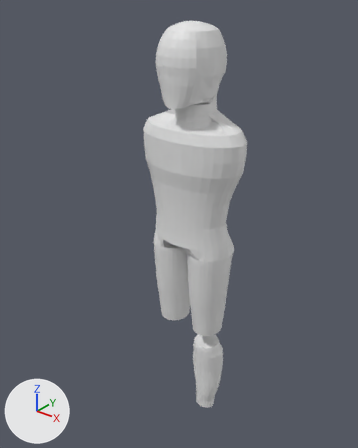
Renders of the Blender file shooter/assets/Models/Character/character.blend from each side of a commit.
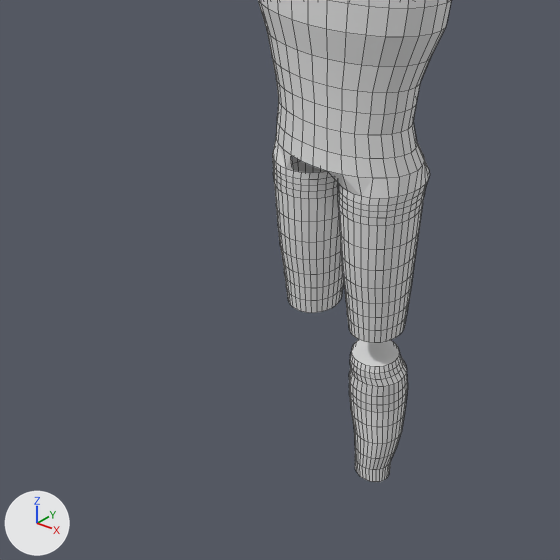
There are two pictures of each version: one whole from a 50 mm lens placed at (7.13, -9.41, 5.23), pointed at (0.22, -0.77, -0.13), one close up on the part from 4% to 84% of the width and 36% to 100% of the height. The axes (+X, +Y, +Z) are drawn at lower left. The lights are the same throughout. The close-ups show mesh edges as thin lines.
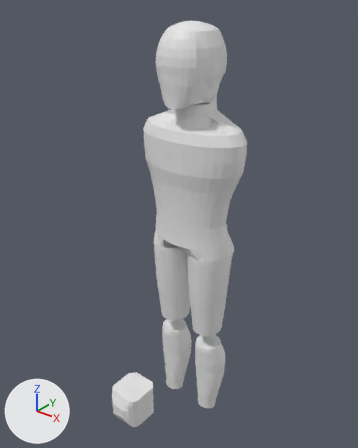
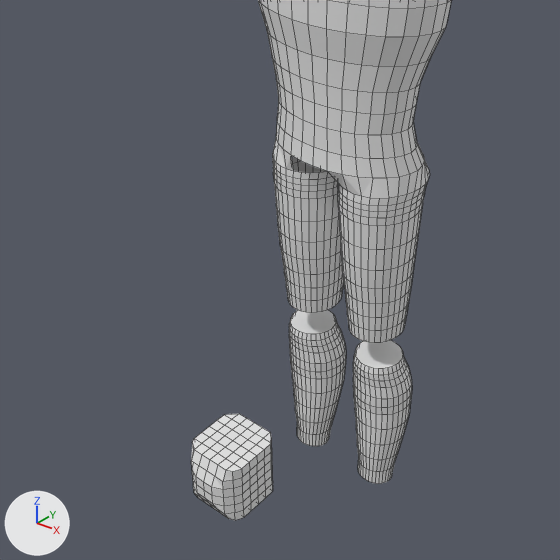
Pixel boxes (x1, y1, x2, y2) of what changed, in the close-ups (560 x 560 px; the box of a moved part takes in the faces that stretch with it):
'Sphere', reshaped: before (258, 0, 451, 482); after (191, 0, 451, 520)
part 1 of me_sphere, added: after (289, 310, 346, 446)
part 2 of me_sphere, added: after (191, 414, 273, 520)
part 3 of me_sphere, moved or reshaped: before (349, 340, 408, 482); after (353, 340, 412, 484)

Patch to the scene script:
```diff
--- a/shooter/assets/Models/Character/character.blend.py
+++ b/shooter/assets/Models/Character/character.blend.py
@@ me_sphere @@
 # used by ob_sphere; location = (-0.02, 0.06, 3.62); scale = (0.81, 0.855, 1.0)
-me_sphere.from_pydata(...)  # 1998 vertices, 1916 faces; spans x -1.71..1.87, y -1.18..0.88, z -9.87..0.88
+me_sphere.from_pydata(...)  # 2600 vertices, 2486 faces; spans x -1.71..1.87, y -4.24..0.88, z -9.87..0.88
+# me_sphere part 1: a new loose piece of 384 vertices spanning x -1.19..-0.1, y -0.51..0.57, z -9.87..-7.63
+# me_sphere part 2: a new loose piece of 218 vertices spanning x 0.31..1.3, y -4.24..-3.17, z -7.89..-7.09
+# me_sphere part 3: 384 vertices moved from x 0.26..1.35, y -0.51..0.57, z -9.87..-7.63 to x 0.36..1.45, y -0.51..0.57, z -9.87..-7.63
```
